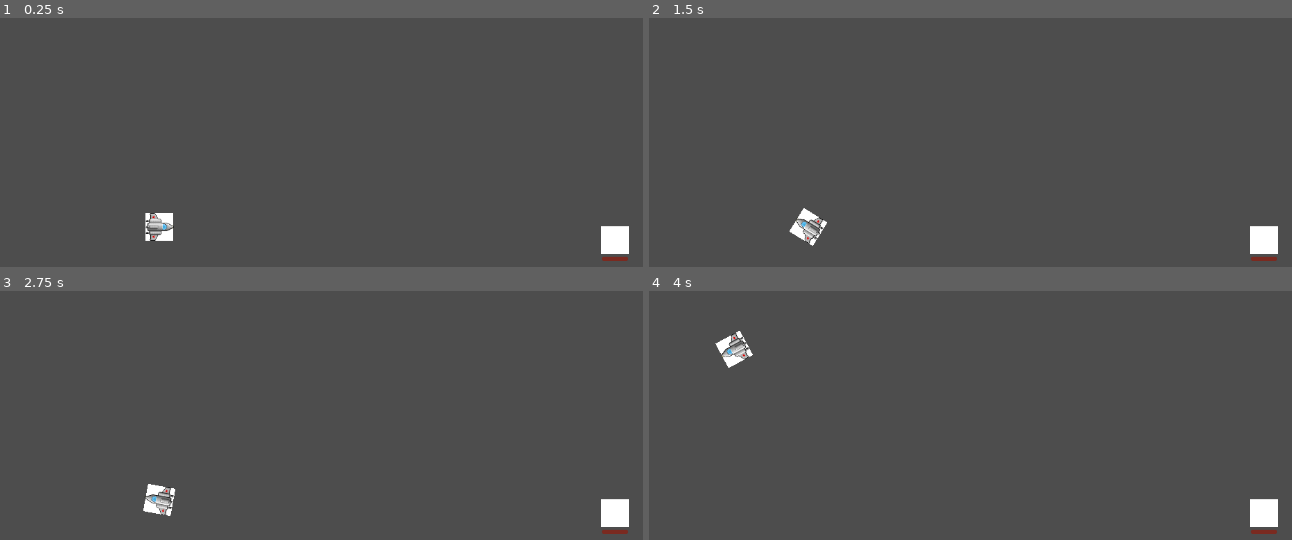
Above: before the commit, frames 1-4 (two rows, left to right).
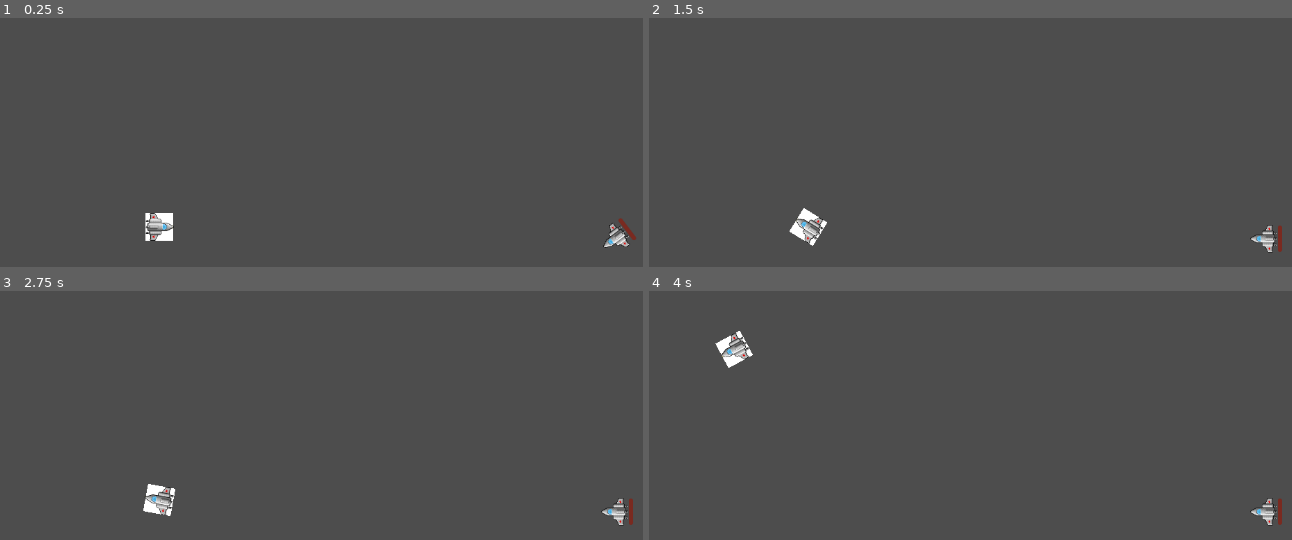
Above: after the commit, the same moments.

Repository: GreatSandwiches/Orbital-Obliteration
Game: Godot game, scene res://Scenes/level.tscn
Same seed, same stepped clock (60 frames per second), same inputs: the game is played once before the commit and once after it.
Inputs:
- Up to frame 1 (0.25 s): no input
- Up to frame 2 (1.5 s): hold Right (ui_right) 0.53-1.28 s; hold Left (ui_left) from 1.28 s (still down)
- Up to frame 3 (2.75 s): release Left (ui_left) at 2.03 s; hold Right (ui_right) from 2.03 s (still down)
- Up to frame 4 (4 s): release Right (ui_right) at 2.78 s; hold Up (ui_up) 2.78-3.53 s; hold Left (ui_left) from 3.53 s (still down)

The runs differ from the first frame. In frame 1, 0.6% of the frame differs, in the area x 93-99%, y 80-98%; in frame 2, 0.6%, in the area x 93-99%, y 83-98%; in frame 3, 0.6%; in frame 4, 0.6%.

Commit message:
Fixing spaceship 2 rotation

Diff:
--- a/Scenes/player2.tscn
+++ b/Scenes/player2.tscn
@@ -1,7 +1,8 @@
-[gd_scene load_steps=5 format=3 uid="uid://bi0oghkdlwk23"]
+[gd_scene load_steps=6 format=3 uid="uid://bi0oghkdlwk23"]
 
 [ext_resource type="Script" path="res://Scripts/player2.gd" id="1_jnj5c"]
 [ext_resource type="PackedScene" uid="uid://dl5s4omwkwndu" path="res://Scenes/bullet.tscn" id="2_6ncol"]
+[ext_resource type="Texture2D" uid="uid://by7q18s3bfad0" path="res://Assets/shuttle2.png" id="3_r8ddm"]
 
 [sub_resource type="RectangleShape2D" id="RectangleShape2D_28reh"]
 size = Vector2(40, 40)
@@ -14,6 +15,7 @@
 bullet_scene = ExtResource("2_6ncol")
 
 [node name="ColorRect" type="ColorRect" parent="."]
+visible = false
 offset_left = -20.0
 offset_top = -19.0
 offset_right = 20.0
@@ -36,10 +38,18 @@
 
 [node name="HBar" type="ProgressBar" parent="."]
 modulate = Color(0.847059, 0.0941176, 0, 1)
-offset_left = -19.0
-offset_top = 25.0
-offset_right = 19.0
-offset_bottom = 31.0
+offset_left = -20.0
+offset_top = -18.0
+offset_right = 18.0
+offset_bottom = -12.0
+rotation = 1.5708
 show_percentage = false
+metadata/_edit_use_anchors_ = true
+
+[node name="Sprite2D" type="Sprite2D" parent="."]
+position = Vector2(-4.76837e-07, 1)
+rotation = 1.5708
+scale = Vector2(0.769231, 0.769231)
+texture = ExtResource("3_r8ddm")
 
 [connection signal="area_entered" from="Area2D" to="." method="_on_area_2d_area_entered"]
--- a/Scripts/player2.gd
+++ b/Scripts/player2.gd
@@ -2,7 +2,7 @@
 
 var speed = 10000
 var acceleration = 0
-var target_rotation = 0
+var target_rotation = 3.14
 var shipvector = Vector2(0,0)
 var shipvectorforward = Vector2(0,0)
 var shipvectorbackward = Vector2(0,0)
@@ -12,6 +12,7 @@
 var health = 100
 
 func _ready():
+	print(rotation_degrees)
 	update_health_bar()
 	$Timer.wait_time = shoot_cooldown
 	$Timer.one_shot = true
